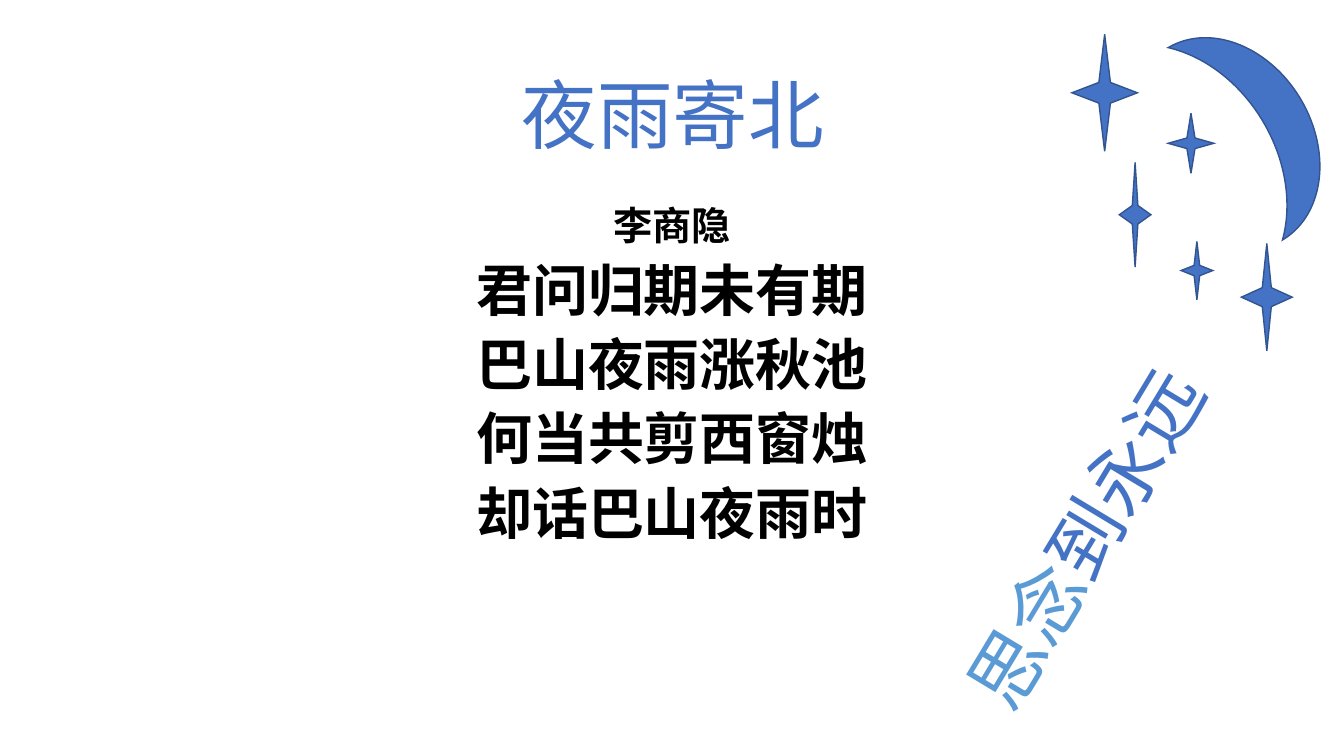
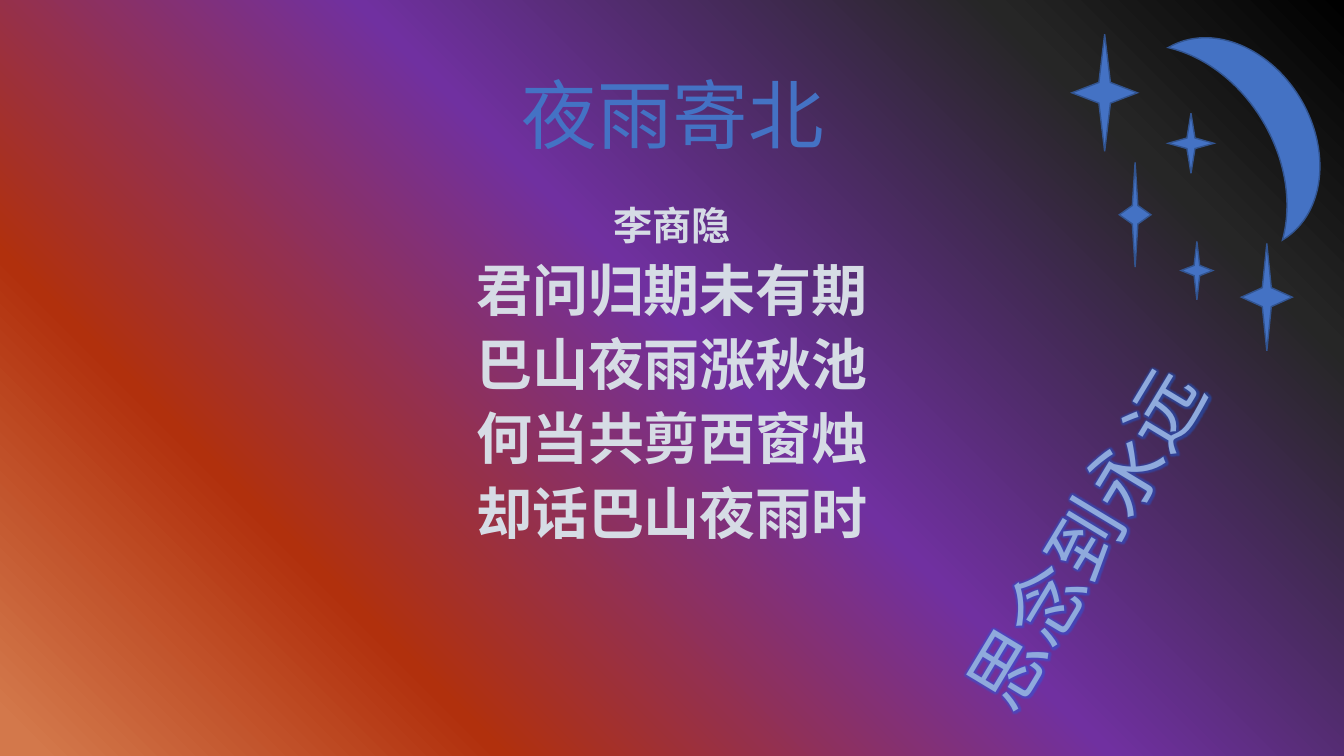
Before and after one commit to ChuckTest/ppt-test, a slide deck: slide 4 of Exercise1.pptx. Drawn at 1344x756 pixels with LibreOffice and Linux fonts; fonts in the diff are those of the drawing. Boxes give left, top, right and bottom in pixels: in the first picture for what was removed or moved away, otherwise in the second. Text is boxed around its words. In the diff, an @@ line names an element or a change of style, - is before the commit and + after.

Commit message:
（三） 设置不同风格的幻灯片背景

```diff
--- a/Exercise1.pptx
+++ b/Exercise1.pptx
@@ background #FFFFFF to gradient #000000 to #262626 to #7030A0 to #B1300D to #D3784B @@
@@ text "李商隐" at (x1=476, y1=254, x2=868, y2=549): text colour #000000 to #D6DCE5 @@
@@ text "思念到永远" at (x1=925, y1=398, x2=1190, y2=712): text colour gradient #1F4E79 to #5B9BD5 to #9DC3E6 to gradient #2F5597 to #8FAADC to #B4C7E7, text colour #4472C4 to gradient #2F5597 to #8FAADC to #B4C7E7 in "思念到永远"; letter outline none to #FFFFFF 0 pt @@
```
